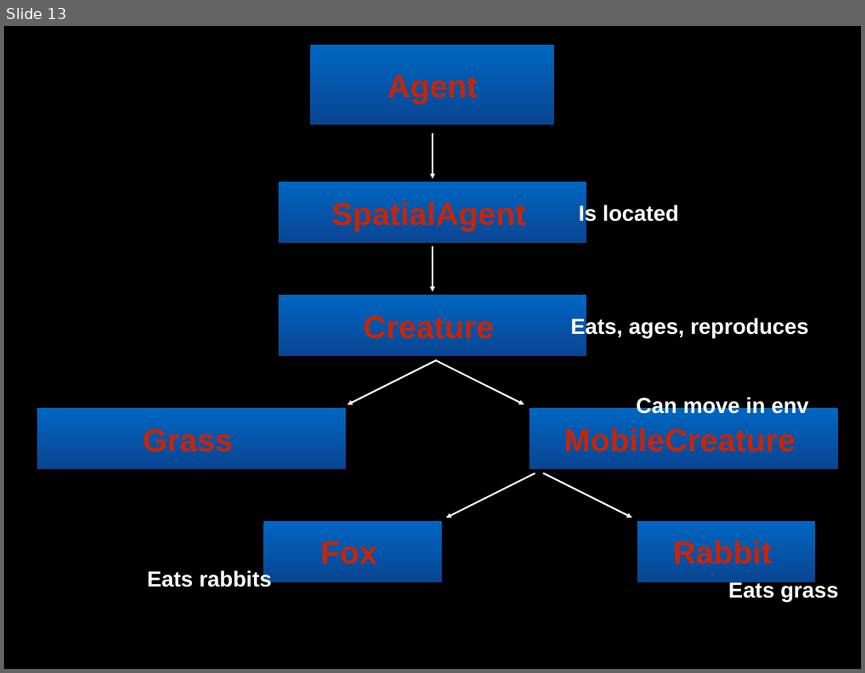
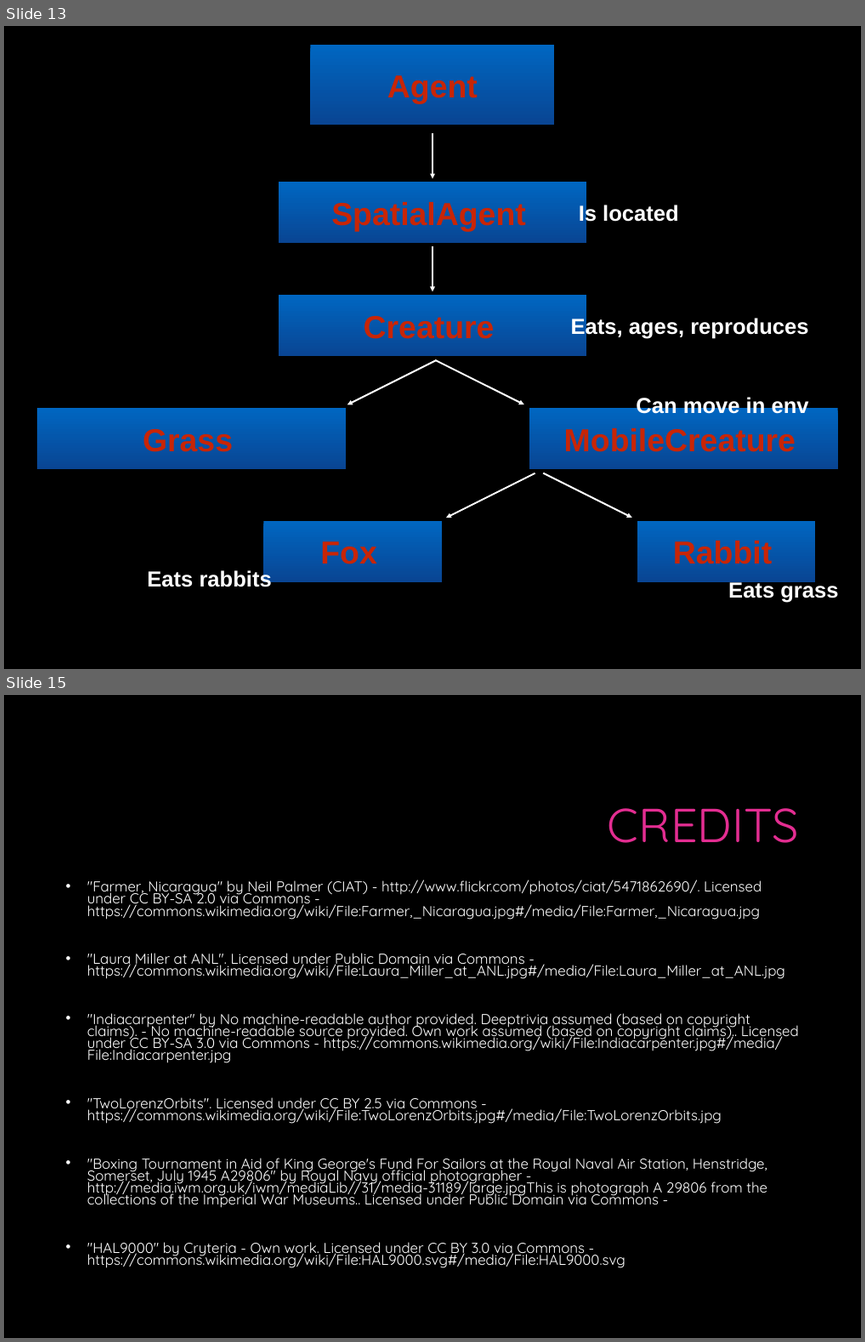
Before and after one commit to gcallah/indras_net, a slide deck: docs/Indra.pptx. Shown one above the other, each under a label of ours: slide 13 before the commit, slides 13 and 15 after it; the slides between them are not shown. The pictures are 865x673 and 865x1342 pixels, drawn with LibreOffice and Linux fonts; fonts in the diff are those of the drawing; background and template pictures are left out. Boxes give left, top, right and bottom in pixels: in the first picture for what was removed or moved away, otherwise in the second. Text is boxed around its words. In the diff, an @@ line names an element or a change of style, - is before the commit and + after.

```diff
--- a/docs/Indra.pptx
+++ b/docs/Indra.pptx
@@ slide 15 added at [4,695,861,1338], background #000000 @@
@@ title added at [608,808,799,843], 56.9 pt, text #E32D91 @@
+CREDITS
@@ text added at [87,879,799,1268], 17.2 pt, text #FFFFFF @@
+• "Farmer, Nicaragua" by Neil Palmer (CIAT) - http://www.flickr.com/photos/ciat/5471862690/. Licensed under CC BY-SA 2.0 via Commons - https://commons.wikimedia.org/wiki/File:Farmer,_Nicaragua.jpg#/media/File:Farmer,_Nicaragua.jpg
+• "Laura Miller at ANL". Licensed under Public Domain via Commons - https://commons.wikimedia.org/wiki/File:Laura_Miller_at_ANL.jpg#/media/File:Laura_Miller_at_ANL.jpg
+• "Indiacarpenter" by No machine-readable author provided. Deeptrivia assumed (based on copyright claims). - No machine-readable source provided. Own work assumed (based on copyright claims).. Licensed under CC BY-SA 3.0 via Commons - https://commons.wikimedia.org/wiki/File:Indiacarpenter.jpg#/media/File:Indiacarpenter.jpg
+• "TwoLorenzOrbits". Licensed under CC BY 2.5 via Commons - https://commons.wikimedia.org/wiki/File:TwoLorenzOrbits.jpg#/media/File:TwoLorenzOrbits.jpg
+• "Boxing Tournament in Aid of King George's Fund For Sailors at the Royal Naval Air Station, Henstridge, Somerset, July 1945 A29806" by Royal Navy official photographer - http://media.iwm.org.uk/iwm/mediaLib//31/media-31189/large.jpgThis is photograph A 29806 from the collections of the Imperial War Museums.. Licensed under Public Domain via Commons -
+• "HAL9000" by Cryteria - Own work. Licensed under CC BY 3.0 via Commons - https://commons.wikimedia.org/wiki/File:HAL9000.svg#/media/File:HAL9000.svg
```
Also in this commit, not shown: 1 slide changed.
